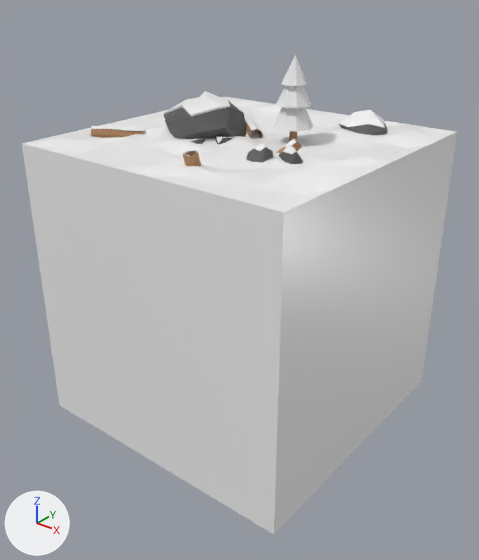
Before and after pictures for a commit that changed the Blender file features/ForestChunkBlender/ForestChunk.blend.
One viewpoint serves both versions: a camera (50 mm lens) standing at (10.52, -13.44, 8.17) and looking at (0.18, -0.52, 0.16). Lighting does not change. The marker at lower left points along +X, +Y and +Z.

Names of what the first picture shows: 'Cone.001', 'Cone.002', 'Ground', 'Rock4', 'Rock4Snow'.
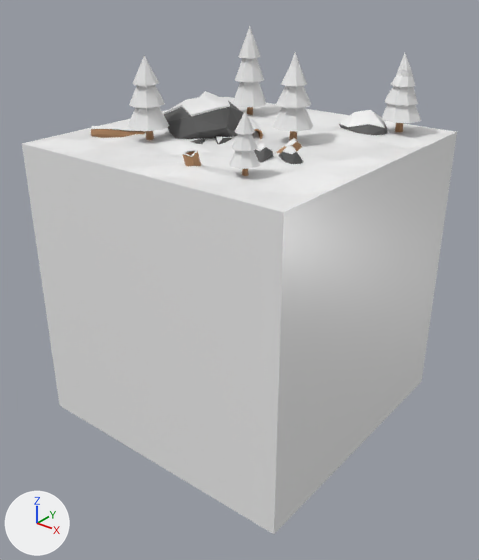
Commit message: feat: more trees

Boxes (x1, y1, x2, y2) around the edits, measured in the pictures (479 x 560 px):
'Cone.005', added
    after: (127, 107, 169, 131)
'Cone.011', added
    after: (233, 82, 266, 107)
'Cone.014', added
    after: (382, 103, 421, 123)
'Cone.004', added
    after: (129, 85, 165, 108)
'Cone.010', added
    after: (235, 58, 264, 82)
'Cone.013', added
    after: (385, 86, 418, 106)
'Cone.008', added
    after: (229, 150, 260, 169)
'Cone.012', added
    after: (391, 53, 415, 87)
'Cone.003', added
    after: (133, 55, 159, 86)
'Cone.009', added
    after: (238, 26, 261, 59)
'Cone.007', added
    after: (232, 134, 258, 151)
'Cone.006', added
    after: (235, 112, 255, 135)
'TreeTrunk.004', added
    after: (395, 123, 403, 132)
'TreeTrunk.001', added
    after: (146, 131, 154, 140)
'TreeTrunk.003', added
    after: (247, 107, 253, 115)
'TreeTrunk.002', added
    after: (242, 169, 248, 176)

Diff of the bpy script that builds the scene:
```diff
--- a/features/ForestChunkBlender/ForestChunk.blend.py
+++ b/features/ForestChunkBlender/ForestChunk.blend.py
@@ ob_cone_014 @@
+ob_cone_014 = bpy.data.objects.new('Cone.014', me_cone_015)  # 25 vertices, 25 faces; spans x -0.295..0.365, y -0.334..0.326, z -0.361..0.123
+ob_cone_014.parent = ob_cone_012
+ob_cone_014.location = (0.0133, 2.2, 4.977)
+ob_cone_014.rotation_euler = (0.0, 0.0, 0.0428)  # degrees (0, 0, 2.5)
+ob_cone_014.scale = (1.6, 1.6, 1.6)
@@ ob_cone_012 @@
+ob_cone_012 = bpy.data.objects.new('Cone.012', me_cone_013)  # 27 vertices, 28 faces; spans x -0.326..0.334, y -0.342..0.318, z -0.402..0.389
+ob_cone_012.location = (2.89, 2.76, 5.66)
+ob_cone_012.rotation_euler = (0.0, 0.0, 0.0428)  # degrees (0, 0, 2.5)
+ob_cone_012.scale = (1.0, 1.0, 1.0)
@@ ob_cone_013 @@
+ob_cone_013 = bpy.data.objects.new('Cone.013', me_cone_014)  # 19 vertices, 17 faces; spans x -0.33..0.33, y -0.33..0.33, z -0.335..0.361
+ob_cone_013.parent = ob_cone_012
+ob_cone_013.location = (0.0133, 2.2, 5.271)
+ob_cone_013.rotation_euler = (0.0, 0.0, 0.0428)  # degrees (0, 0, 2.5)
+ob_cone_013.scale = (1.36, 1.36, 1.36)
@@ ob_treetrunk_004 @@
+ob_treetrunk_004 = bpy.data.objects.new('TreeTrunk.004', me_cylinder_013)  # 16 vertices, 18 faces; spans x -0.98..0.98, y -0.98..0.83, z -1.0..1.0; in mat_treetrunk (brown #ae835b)
+ob_treetrunk_004.parent = ob_cone_012
+ob_treetrunk_004.location = (0.0261, 2.216, 4.935)
+ob_treetrunk_004.rotation_euler = (0.0, 0.0, 0.0428)  # degrees (0, 0, 2.5)
+ob_treetrunk_004.scale = (-0.107, -0.107, -0.927)
@@ ob_cone_011 @@
+ob_cone_011 = bpy.data.objects.new('Cone.011', me_cone_003.copy())  # the mesh of ob_cone_002
+ob_cone_011.parent = ob_cone_009
+ob_cone_011.location = (0.0133, 2.2, 4.81)
+ob_cone_011.rotation_euler = (0.0, 0.0, 0.463)  # degrees (0, 0, 27)
+ob_cone_011.scale = (1.6, 1.6, 1.6)
@@ ob_cone_009 @@
+ob_cone_009 = bpy.data.objects.new('Cone.009', me_cone_010)  # 13 vertices, 12 faces; spans x -0.33..0.33, y -0.33..0.33, z -0.335..0.335
+ob_cone_009.location = (-1.81, 2.43, 6.03)
+ob_cone_009.rotation_euler = (0.0, 0.0, 0.463)  # degrees (0, 0, 27)
+ob_cone_009.scale = (1.0, 1.0, 1.28)
@@ ob_cone_010 @@
+ob_cone_010 = bpy.data.objects.new('Cone.010', me_cone_003.copy())  # the mesh of ob_cone_002
+ob_cone_010.parent = ob_cone_009
+ob_cone_010.location = (0.0133, 2.2, 5.271)
+ob_cone_010.rotation_euler = (0.0, 0.0, 0.463)  # degrees (0, 0, 27)
+ob_cone_010.scale = (1.36, 1.36, 1.36)
@@ ob_treetrunk_003 @@
+ob_treetrunk_003 = bpy.data.objects.new('TreeTrunk.003', me_cylinder_013.copy())
+ob_treetrunk_003.parent = ob_cone_009
+ob_treetrunk_003.location = (0.0261, 2.216, 4.808)
+ob_treetrunk_003.rotation_euler = (0.0, 0.0, 0.463)  # degrees (0, 0, 27)
+ob_treetrunk_003.scale = (-0.107, -0.107, -0.927)
@@ ob_cone_008 @@
+ob_cone_008 = bpy.data.objects.new('Cone.008', me_cone_003.copy())  # the mesh of ob_cone_002
+ob_cone_008.parent = ob_cone_006
+ob_cone_008.location = (0.0133, 2.2, 4.81)
+ob_cone_008.rotation_euler = (0.0, 0.0, 0.571)  # degrees (0, 0, 33)
+ob_cone_008.scale = (1.6, 1.6, 1.6)
@@ ob_cone_006 @@
+ob_cone_006 = bpy.data.objects.new('Cone.006', me_cone_010.copy())
+ob_cone_006.location = (2.05, -2.68, 5.15)
+ob_cone_006.rotation_euler = (0.0, 0.0, 0.571)  # degrees (0, 0, 33)
+ob_cone_006.scale = (0.653, 0.653, 0.653)
@@ ob_cone_007 @@
+ob_cone_007 = bpy.data.objects.new('Cone.007', me_cone_003.copy())  # the mesh of ob_cone_002
+ob_cone_007.parent = ob_cone_006
+ob_cone_007.location = (0.0133, 2.2, 5.271)
+ob_cone_007.rotation_euler = (0.0, 0.0, 0.571)  # degrees (0, 0, 33)
+ob_cone_007.scale = (1.36, 1.36, 1.36)
@@ ob_treetrunk_002 @@
+ob_treetrunk_002 = bpy.data.objects.new('TreeTrunk.002', me_cylinder_013.copy())
+ob_treetrunk_002.parent = ob_cone_006
+ob_treetrunk_002.location = (0.0261, 2.216, 4.808)
+ob_treetrunk_002.rotation_euler = (0.0, 0.0, 0.571)  # degrees (0, 0, 33)
+ob_treetrunk_002.scale = (-0.107, -0.107, -0.927)
@@ ob_cone_005 @@
+ob_cone_005 = bpy.data.objects.new('Cone.005', me_cone_003.copy())  # the mesh of ob_cone_002
+ob_cone_005.parent = ob_cone_003
+ob_cone_005.location = (0.0133, 2.2, 4.81)
+ob_cone_005.scale = (1.6, 1.6, 1.6)
@@ ob_cone_003 @@
+ob_cone_003 = bpy.data.objects.new('Cone.003', me_cone_010.copy())
+ob_cone_003.location = (-1.76, -1.77, 5.73)
@@ ob_cone_004 @@
+ob_cone_004 = bpy.data.objects.new('Cone.004', me_cone_003.copy())  # the mesh of ob_cone_002
+ob_cone_004.parent = ob_cone_003
+ob_cone_004.location = (0.0133, 2.2, 5.271)
+ob_cone_004.scale = (1.36, 1.36, 1.36)
@@ ob_treetrunk_001 @@
+ob_treetrunk_001 = bpy.data.objects.new('TreeTrunk.001', me_cylinder_013.copy())
+ob_treetrunk_001.parent = ob_cone_003
+ob_treetrunk_001.location = (0.0261, 2.216, 4.808)
+ob_treetrunk_001.scale = (-0.107, -0.107, -0.927)
```
